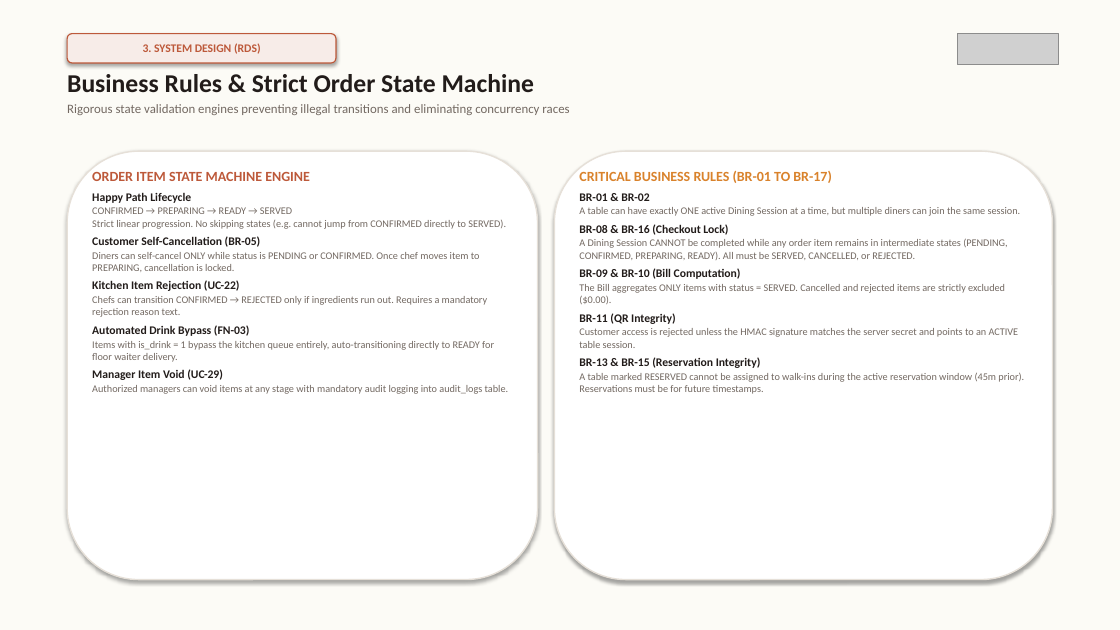
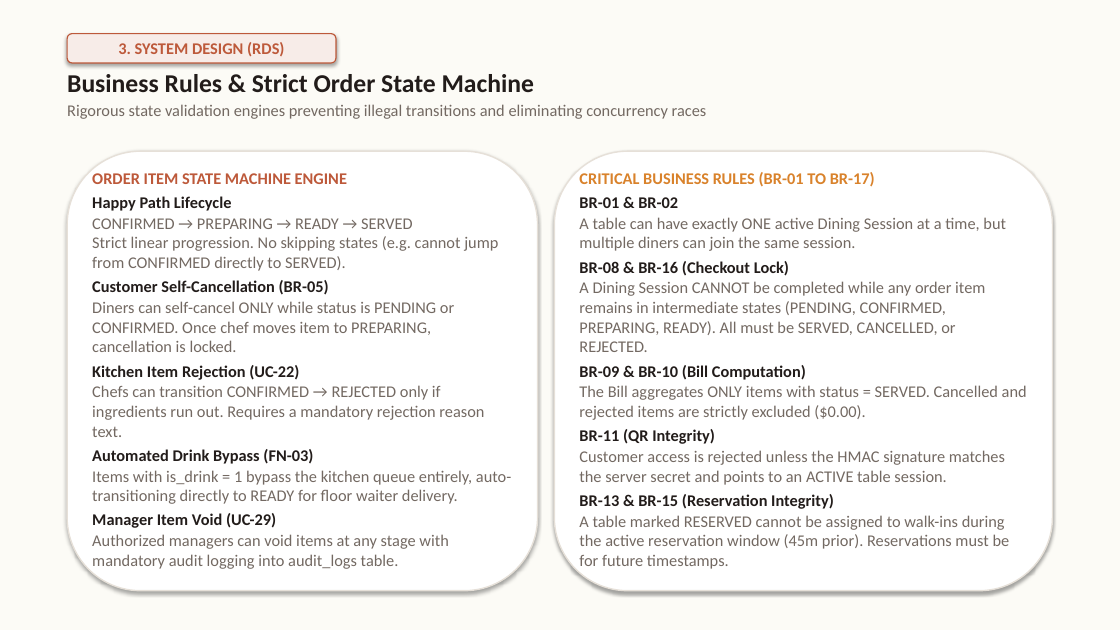
Before and after one commit to GROUP6-ROMS/Restaurant-Ordering-Management-System-ROMS, a slide deck: slide 10 of Documents/ROMS_Project_and_RDS_Overview.pptx. Drawn at 1120x630 pixels with LibreOffice and Linux fonts; fonts in the diff are those of the drawing; grey boxes stand for pictures. Boxes give left, top, right and bottom in pixels: in the first picture for what was removed or moved away, otherwise in the second. Text is boxed around its words. In the diff, an @@ line names an element or a change of style, - is before the commit and + after.

```diff
--- a/Documents/ROMS_Project_and_RDS_Overview.pptx
+++ b/Documents/ROMS_Project_and_RDS_Overview.pptx
@@ rounded rectangle "3. SYSTEM DESIGN (RDS)" at (67, 34, 336, 63): size 10 to 14 pt @@
@@ picture removed at (958, 34, 1059, 65) @@
@@ text at (67, 104, 707, 119): size 11 to 14 pt in "Rigorous state validation engines preventing illegal transit ..." @@
@@ rounded rectangle: place and size @@
-rounded rectangle at (67, 151, 538, 580)
+rounded rectangle at (67, 151, 538, 591)
@@ text "ORDER ITEM STATE MACHINE ENGINE" at (92, 173, 511, 569): size 12 to 14 pt in "ORDER ITEM STATE MACHINE ENGINE"; size 10 to 14 pt in "Happy Path Lifecycle", "Customer Self-Cancellation (BR-05)", "Kitchen Item Rejection (UC-22)", "Automated Drink Bypass (FN-03)" and 1 more places; size 8.8 to 14 pt in "CONFIRMED → PREPARING → READY → SERVED ...", "Diners can self-cancel ONLY while status is ...", "Chefs can transition CONFIRMED → REJECTED only ...", "Items with is_drink = 1 bypass the ..." and 1 more places @@
@@ rounded rectangle: place and size @@
-rounded rectangle at (555, 151, 1053, 580)
+rounded rectangle at (555, 151, 1053, 591)
@@ text "CRITICAL BUSINESS RULES (BR-01 TO ..." at (579, 172, 1027, 569): size 12 to 14 pt in "CRITICAL BUSINESS RULES (BR-01 TO BR-17)"; size 10 to 14 pt in "BR-01 & BR-02", "BR-08 & BR-16 (Checkout Lock)", "BR-09 & BR-10 (Bill Computation)", "BR-11 (QR Integrity)" and 1 more places; size 8.8 to 14 pt in "A table can have exactly ONE active ...", "A Dining Session CANNOT be completed while ...", "The Bill aggregates ONLY items with status ...", "Customer access is rejected unless the HMAC ..." and 1 more places @@
```
Also in this commit, not shown: 16 other slides changed, 10 other files.
